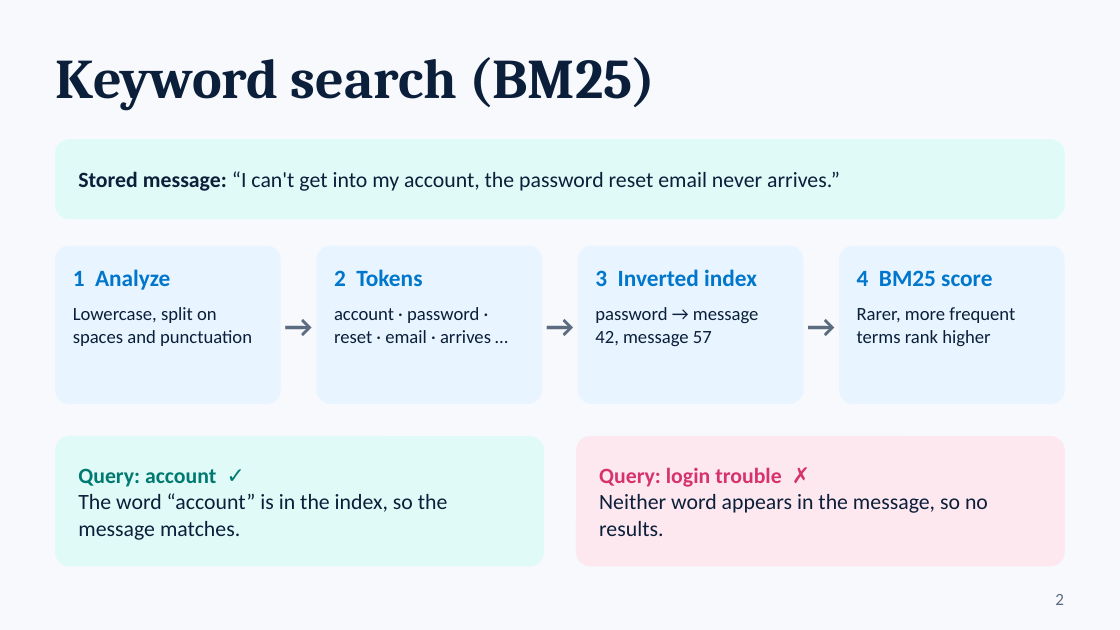
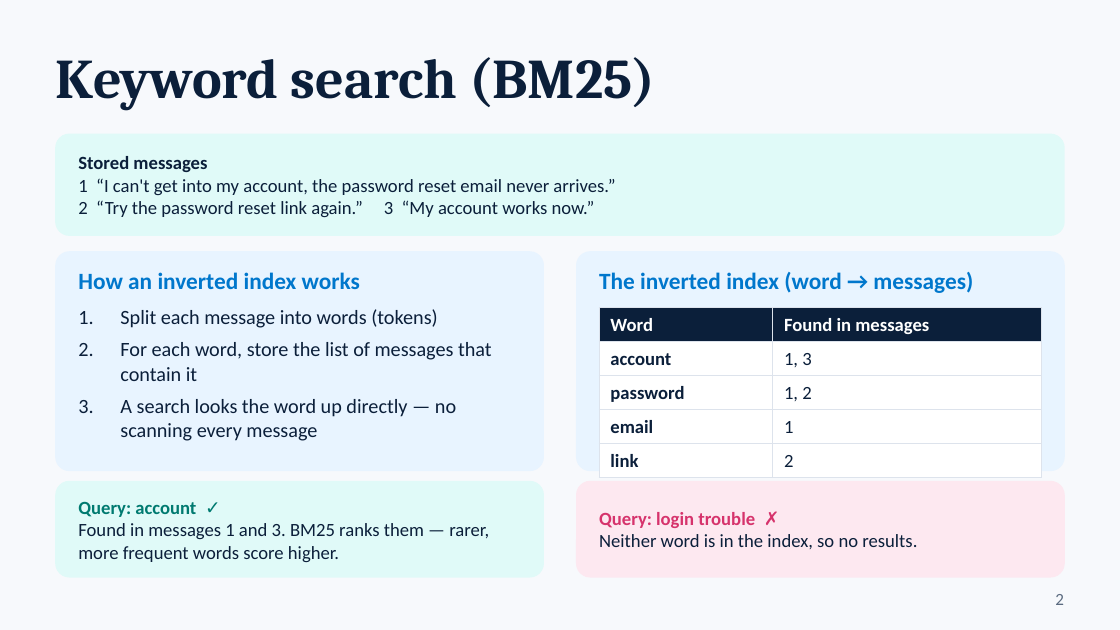
Before and after one commit to NikunjVadodariya/elasticsearch, a slide deck: slide 2 of ES_Search_Demo.pptx. Drawn at 1120x630 pixels with LibreOffice and Linux fonts; fonts in the diff are those of the drawing. Boxes give left, top, right and bottom in pixels: in the first picture for what was removed or moved away, otherwise in the second. Text is boxed around its words. In the diff, an @@ line names an element or a change of style, - is before the commit and + after.

```diff
--- a/ES_Search_Demo.pptx
+++ b/ES_Search_Demo.pptx
@@ rounded rectangle: place and size @@
-rounded rectangle at box(56, 140, 1064, 218)
+rounded rectangle at box(56, 134, 1064, 235)
@@ text at box(78, 156, 615, 217): text changed; size 14 to 12 pt @@
-Stored message: “I can't get into my account, the password reset email never arrives.”
+Stored messages
+1 “I can't get into my account, the password reset email never arrives.”
+2 “Try the password reset link again.” 3 “My account works now.”
@@ rounded rectangle: place and size @@
-rounded rectangle at box(56, 246, 280, 403)
+rounded rectangle at box(56, 252, 543, 470)
@@ rounded rectangle removed at box(317, 246, 541, 403) @@
@@ text removed at box(334, 269, 422, 286) @@
-2 Tokens
@@ proportions changed in 5 elements at box(56, 134, 1064, 235), box(56, 252, 543, 470), box(56, 482, 543, 577), box(577, 482, 1064, 577), box(577, 252, 1064, 470) @@
@@ rounded rectangle: place and size @@
-rounded rectangle at box(579, 246, 803, 403)
+rounded rectangle at box(577, 252, 1064, 470)
@@ rounded rectangle removed at box(840, 246, 1064, 403) @@
@@ text at box(78, 272, 360, 289): text changed @@
-1 Analyze
+How an inverted index works
@@ text removed at box(280, 297, 317, 353) @@
-→
@@ text removed at box(541, 297, 578, 353) @@
-→
@@ text at box(599, 272, 973, 293): text changed @@
-3 Inverted index
+The inverted index (word → messages)
@@ text removed at box(803, 297, 840, 353) @@
-→
@@ text removed at box(857, 270, 992, 286) @@
-4 BM25 score
@@ text at box(120, 309, 492, 441): text changed; size 12 to 13 pt @@
-Lowercase, split on spaces and punctuation
+1. Split each message into words (tokens)
+2. For each word, store the list of messages that contain it
+3. A search looks the word up directly — no scanning every message
@@ text removed at box(334, 307, 491, 343) @@
-account · password · reset · email · arrives …
@@ text removed at box(595, 307, 759, 346) @@
-password → message 42, message 57
@@ table added at box(599, 308, 1042, 471), 5 rows, 2 columns @@
+Word | Found in messages
+account | 1, 3
+password | 1, 2
+email | 1
+link | 2
@@ text removed at box(857, 307, 1015, 323) @@
-Rarer, more frequent terms rank higher
@@ text removed at box(78, 468, 448, 540) @@
-Query: account ✓
-The word “account” is in the index, so the message matches.
@@ rounded rectangle: place and size @@
-rounded rectangle at box(56, 437, 543, 566)
+rounded rectangle at box(56, 482, 543, 577)
@@ text added at box(78, 501, 489, 562), 12 pt, text #0B1F3A @@
+Query: account ✓
+Found in messages 1 and 3. BM25 ranks them — rarer, more frequent words score higher.
@@ rounded rectangle: place and size @@
-rounded rectangle at box(577, 437, 1064, 566)
+rounded rectangle at box(577, 482, 1064, 577)
@@ text "Query: login trouble ✗": place and size @@
-text "Query: login trouble ✗" at box(599, 467, 988, 536)
+text "Query: login trouble ✗" at box(599, 512, 917, 549)
@@ text at box(599, 534, 917, 549): text changed; size 14 to 12 pt @@
-Neither word appears in the message, so no results.
+Neither word is in the index, so no results.
@@ text at box(599, 512, 755, 528): size 14 to 12 pt in "Query: login trouble ✗" @@
```
Also in this commit, not shown: 2 other files.
